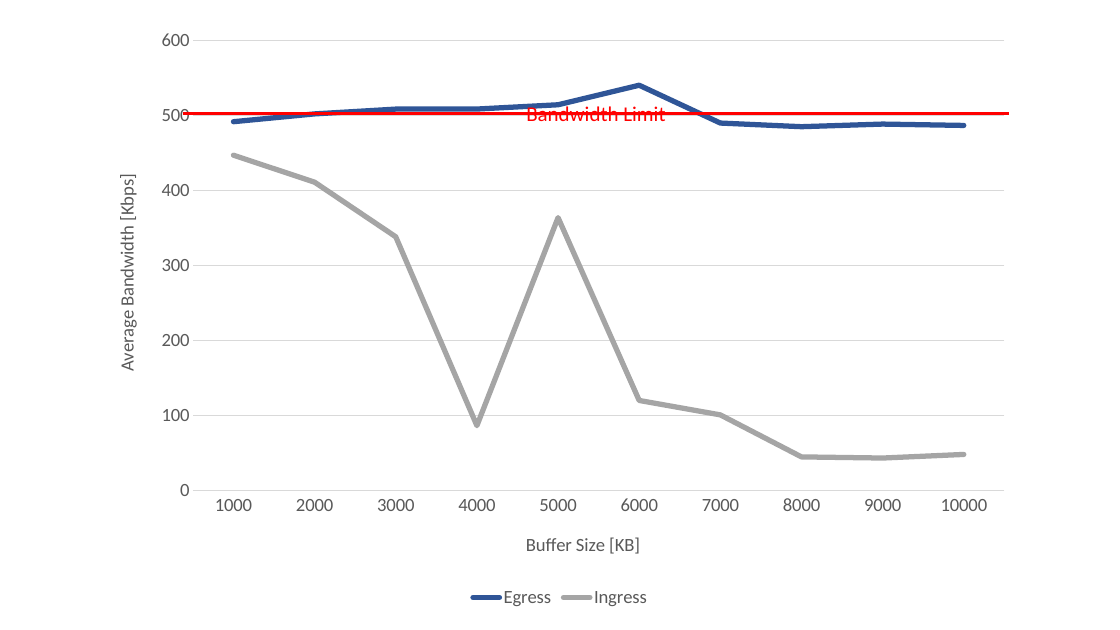
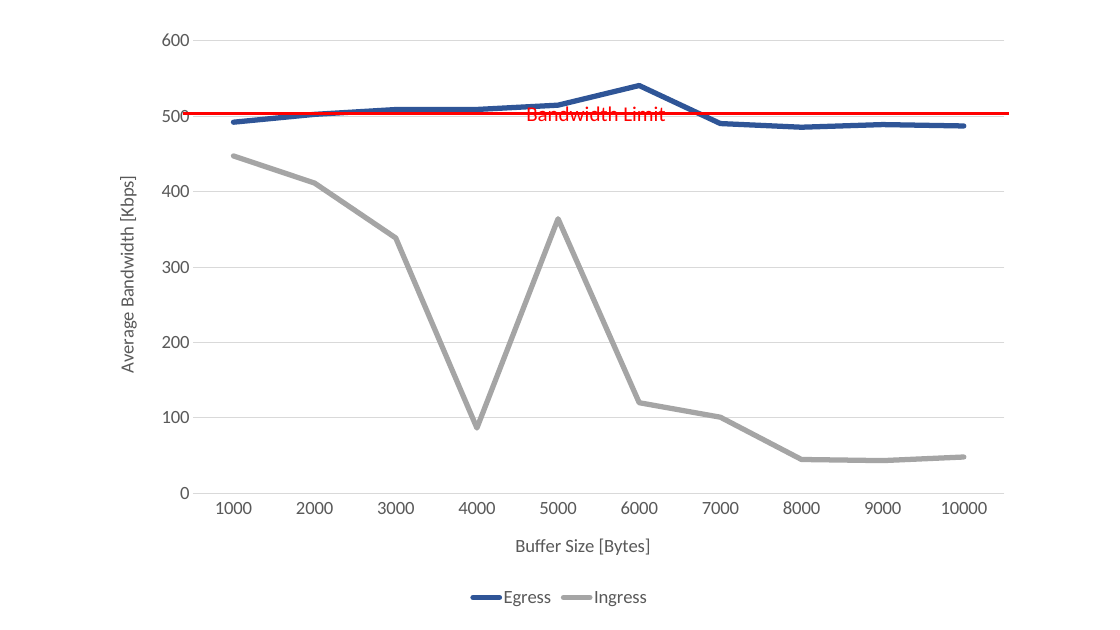
Before and after one commit to ManuelMeinen/Bandwidth_Limit_Enforcement_for_SCIONLab, a slide deck: slide 1 of img/Evaluation-Bandwidth-Wondershaper.pptx. Drawn at 1120x630 pixels with LibreOffice and Linux fonts; fonts in the diff are those of the drawing. Boxes give left, top, right and bottom in pixels: in the first picture for what was removed or moved away, otherwise in the second. Text is boxed around its words. In the diff, an @@ line names an element or a change of style, - is before the commit and + after.

Commit message:
fixed buffer length KB -> Bytes

```diff
--- a/img/Evaluation-Bandwidth-Wondershaper.pptx
+++ b/img/Evaluation-Bandwidth-Wondershaper.pptx
@@ line chart at (97, 18, 1023, 613) @@
@@ category axis title "Buffer Size [KB] " to "Buffer Size [Bytes] " @@
```
Also in this commit, not shown: 9 other files.
